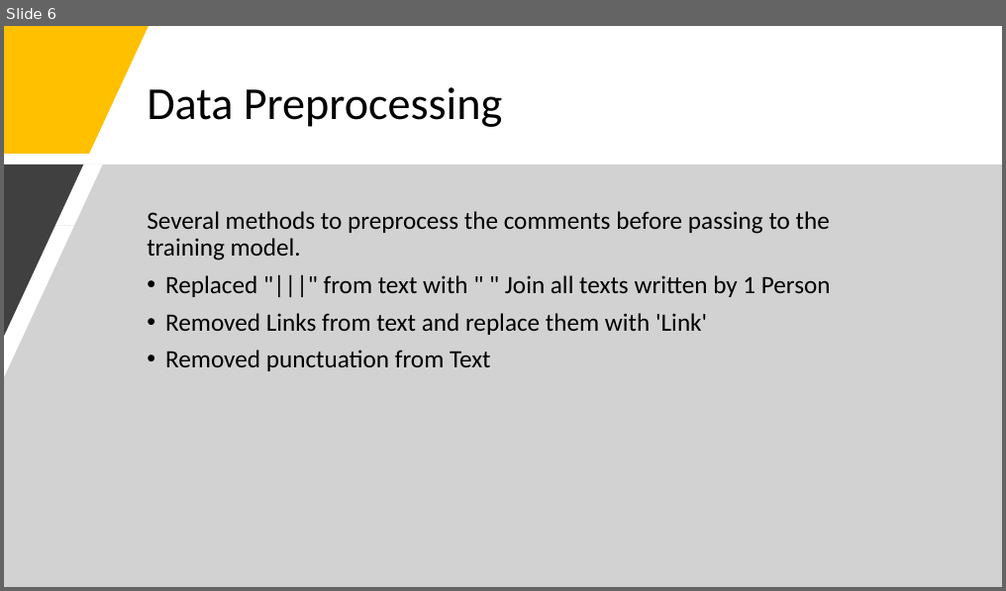
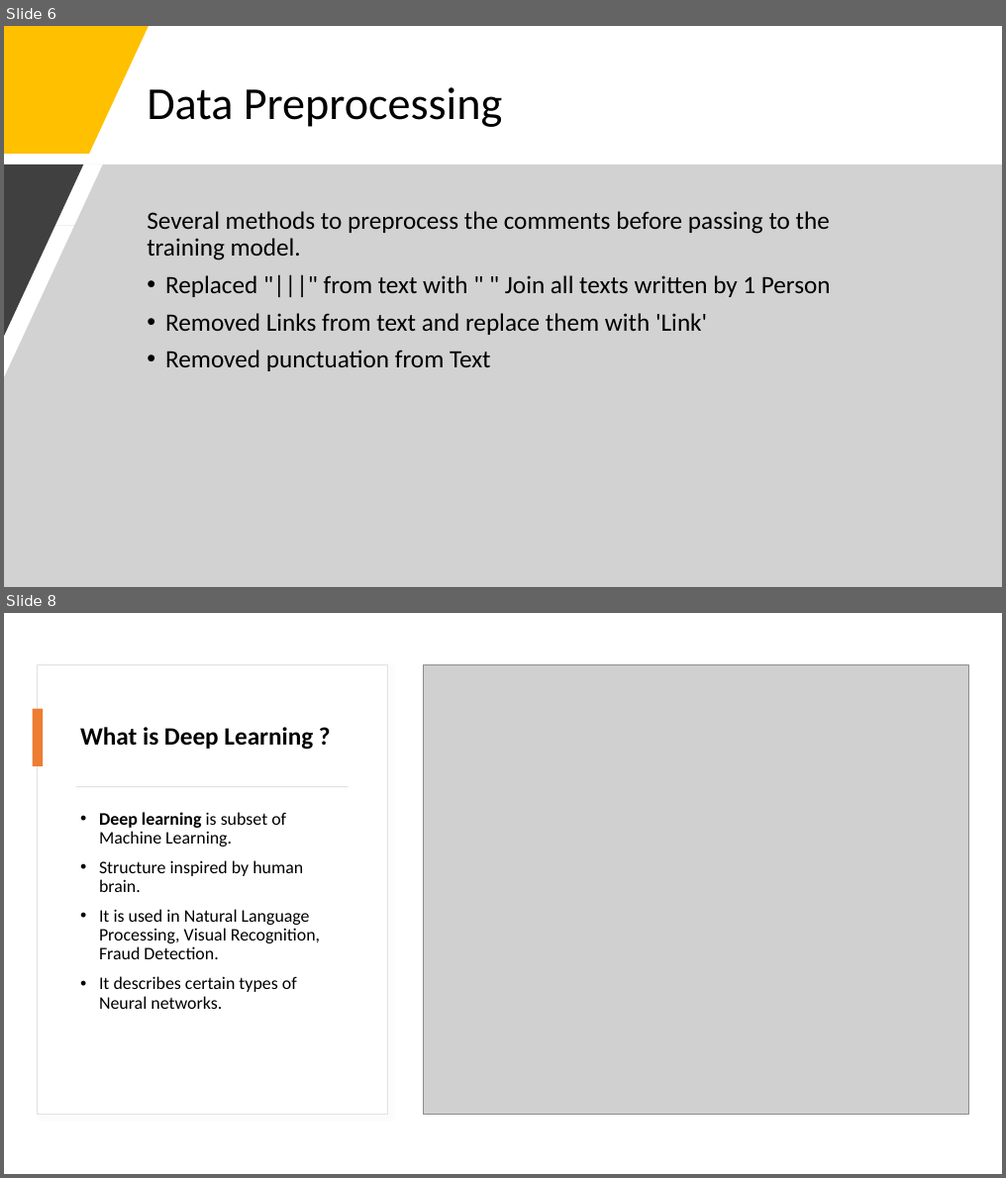
Before and after one commit to nalisharathod01/Myers-Briggs-Personality-Prediction, a slide deck: Project Presentation.pptx. Shown one above the other, each under a label of ours: slide 6 before the commit, slides 6 and 8 after it; the slides between them are not shown. The pictures are 1006x591 and 1006x1178 pixels, drawn with LibreOffice and Linux fonts; fonts in the diff are those of the drawing; grey boxes stand for pictures. Boxes give left, top, right and bottom in pixels: in the first picture for what was removed or moved away, otherwise in the second. Text is boxed around its words. In the diff, an @@ line names an element or a change of style, - is before the commit and + after.

Commit message:
Deep learning portion added

```diff
--- a/Project Presentation.pptx
+++ b/Project Presentation.pptx
@@ slide 8 added at [4,613,1002,1174], background #FFFFFF @@
@@ rectangle added at [38,664,388,1115], fill #FFFFFF, outline #E1E1E1 0.75 pt @@
@@ picture added at [423,664,968,1115] @@
@@ rectangle added at [33,709,43,766], fill #ED7D31 @@
@@ title added at [80,727,313,750], 24 pt, text #000000, bold @@
+What is Deep Learning ?
@@ rectangle added at [76,786,349,787], fill #D5D5D5 @@
@@ text added at [99,812,320,1009], 17 pt, text #000000 @@
+• Deep learning is subset of Machine Learning.
+• Structure inspired by human brain.
+• It is used in Natural Language Processing, Visual Recognition, Fraud Detection.
+• It describes certain types of Neural networks.
```
Also in this commit, not shown: 1 slide changed, 16 other slides added, 1 other file.
